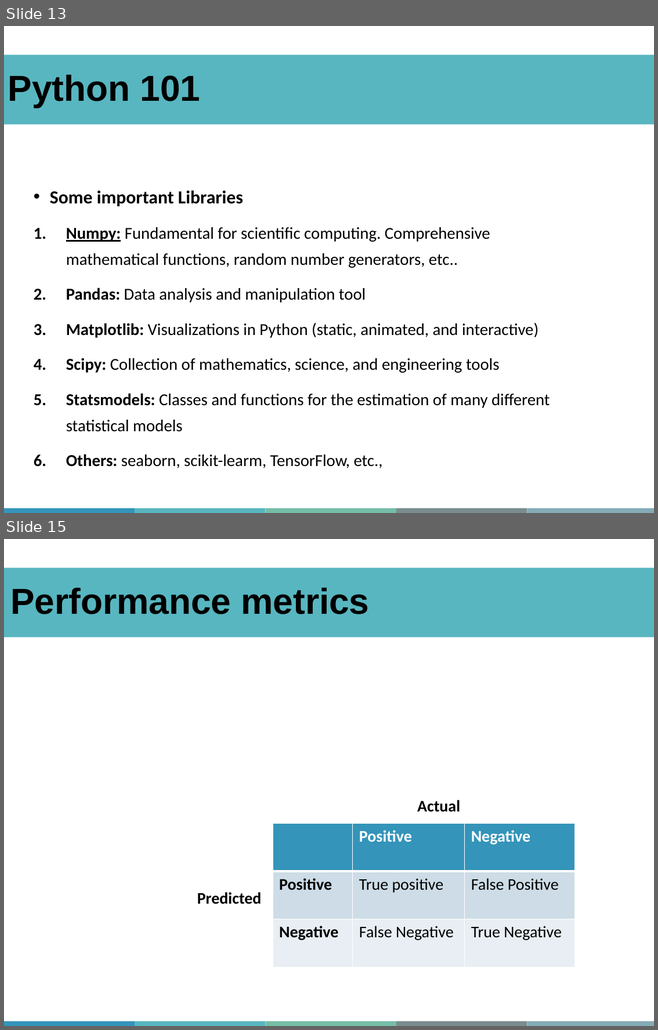
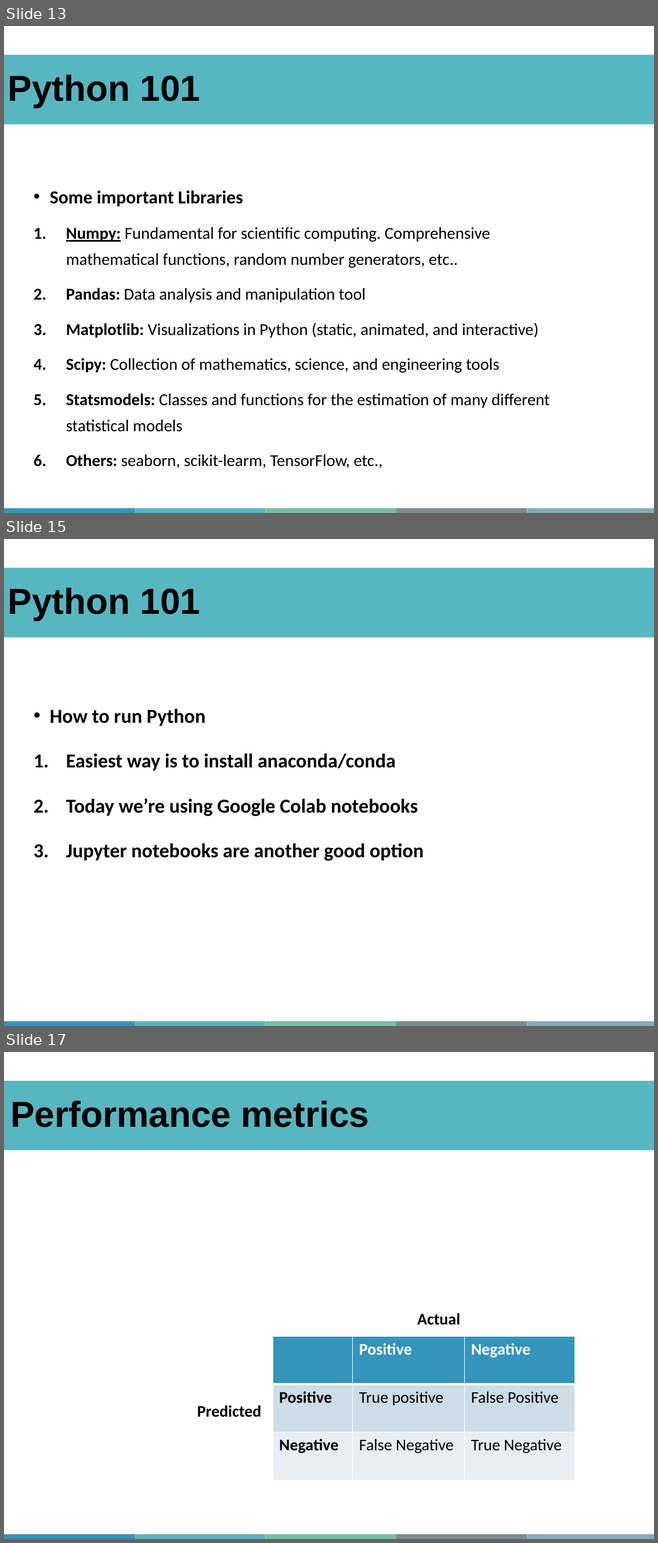
Before and after one commit to abdelrahman-ayad/MiCM-StatsPython-F21, a slide deck: MiCM_StatsPythonF21_AAyad.pptx. Shown one above the other, each under a label of ours: slides 13 and 15 before the commit, slides 13, 15 and 17 after it; the slides between them are not shown. The pictures are 658x1030 and 658x1543 pixels, drawn with LibreOffice and Linux fonts; fonts in the diff are those of the drawing; grey boxes stand for pictures; background and template pictures are left out. Boxes give left, top, right and bottom in pixels: in the first picture for what was removed or moved away, otherwise in the second. Text is boxed around its words. In the diff, an @@ line names an element or a change of style, - is before the commit and + after.

```diff
--- a/MiCM_StatsPythonF21_AAyad.pptx
+++ b/MiCM_StatsPythonF21_AAyad.pptx
@@ slide 15 added at (x1=4, y1=539, x2=654, y2=1026), background #FFFFFF; not listed: 5 template elements that a slide beside it also shows @@
@@ title added at (x1=4, y1=567, x2=654, y2=637), fill #58B6C0, 40 pt, text #000000, bold @@
+Python 101
@@ text added at (x1=50, y1=709, x2=423, y2=861), 22 pt, text #000000, bold @@
+• How to run Python
+1. Easiest way is to install anaconda/conda
+2. Today we’re using Google Colab notebooks
+3. Jupyter notebooks are another good option
@@ what was slide 15 is now slide 17 @@
```
Also in this commit, not shown: 1 other slide added, 12 other files.
